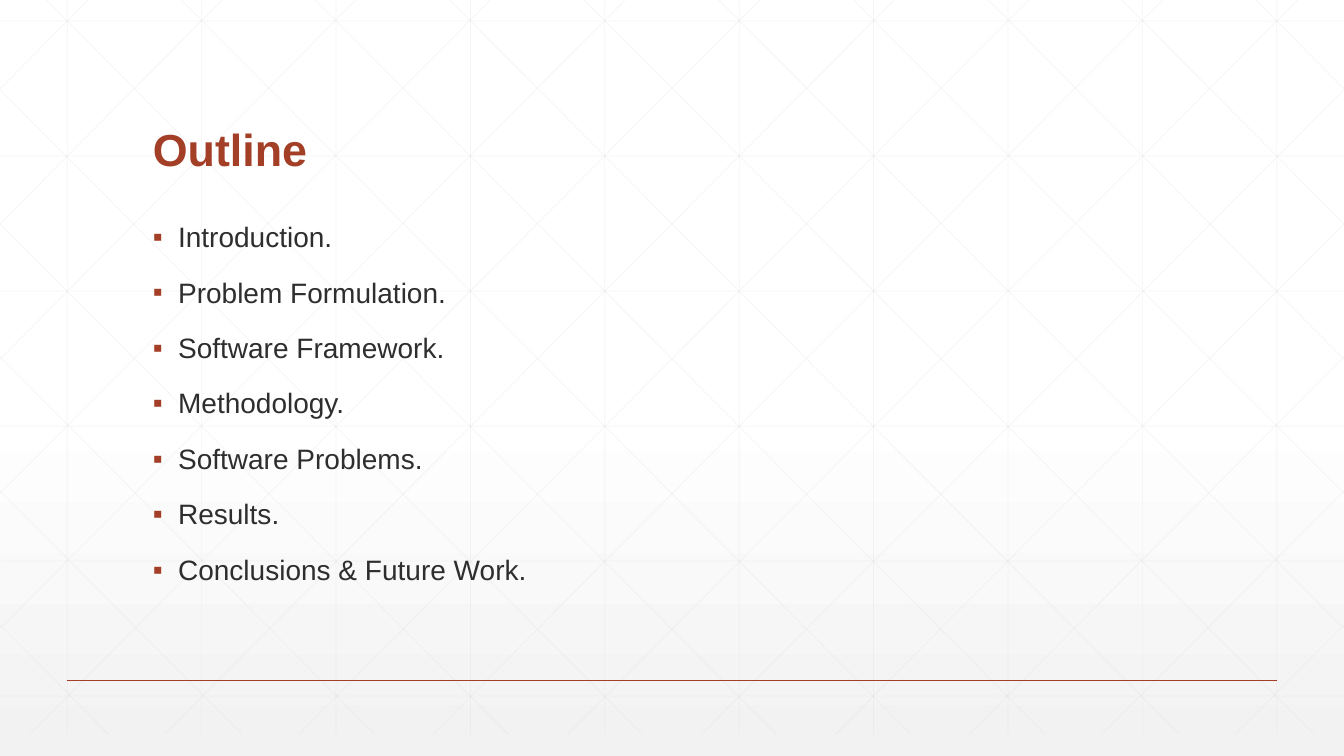
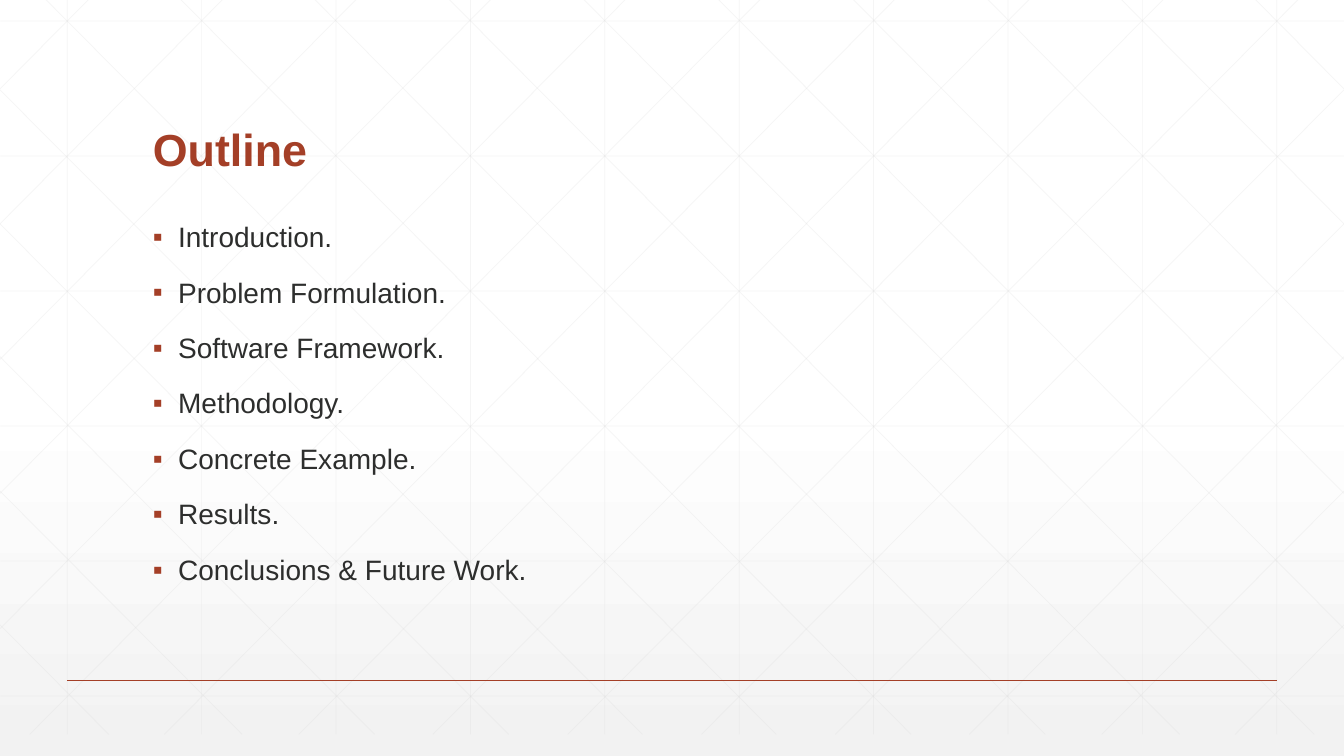
Before and after one commit to Demostroyer/interview-project, a slide deck: slide 2 of presentation/New Thesis Presentation.pptx. Drawn at 1344x756 pixels with LibreOffice and Linux fonts; fonts in the diff are those of the drawing. Boxes give left, top, right and bottom in pixels: in the first picture for what was removed or moved away, otherwise in the second. Text is boxed around its words. In the diff, an @@ line names an element or a change of style, - is before the commit and + after.

```diff
--- a/presentation/New Thesis Presentation.pptx
+++ b/presentation/New Thesis Presentation.pptx
@@ text at bbox=[178, 448, 417, 474]: text changed @@
-▪ Software Problems.
+▪ Concrete Example.
```
Also in this commit, not shown: 1 other slide changed, 2 slides added, 2 slides removed.
